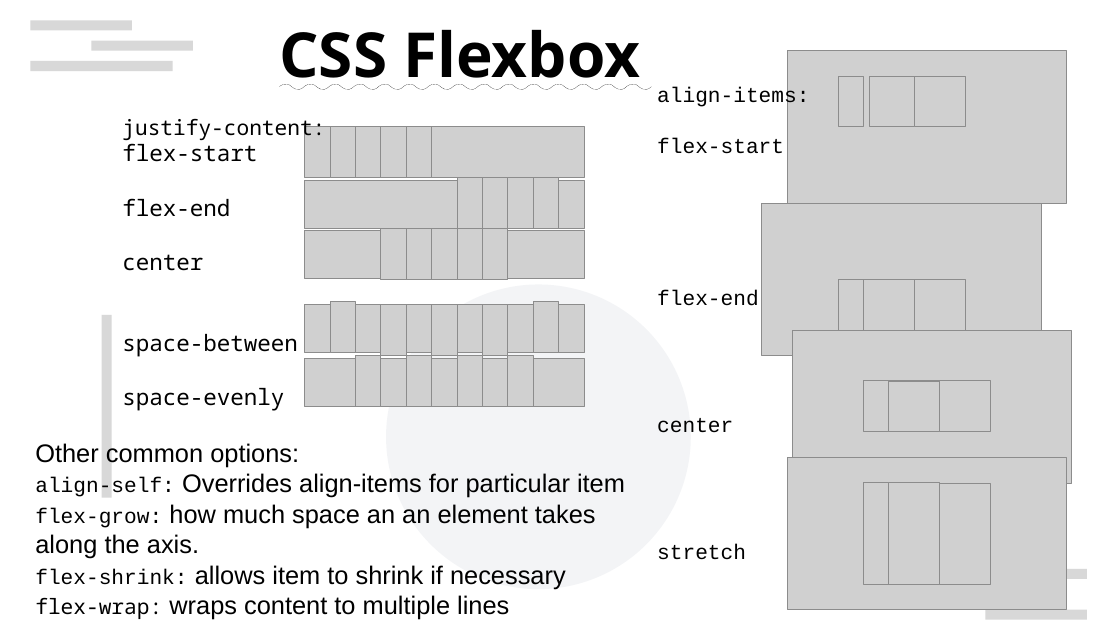
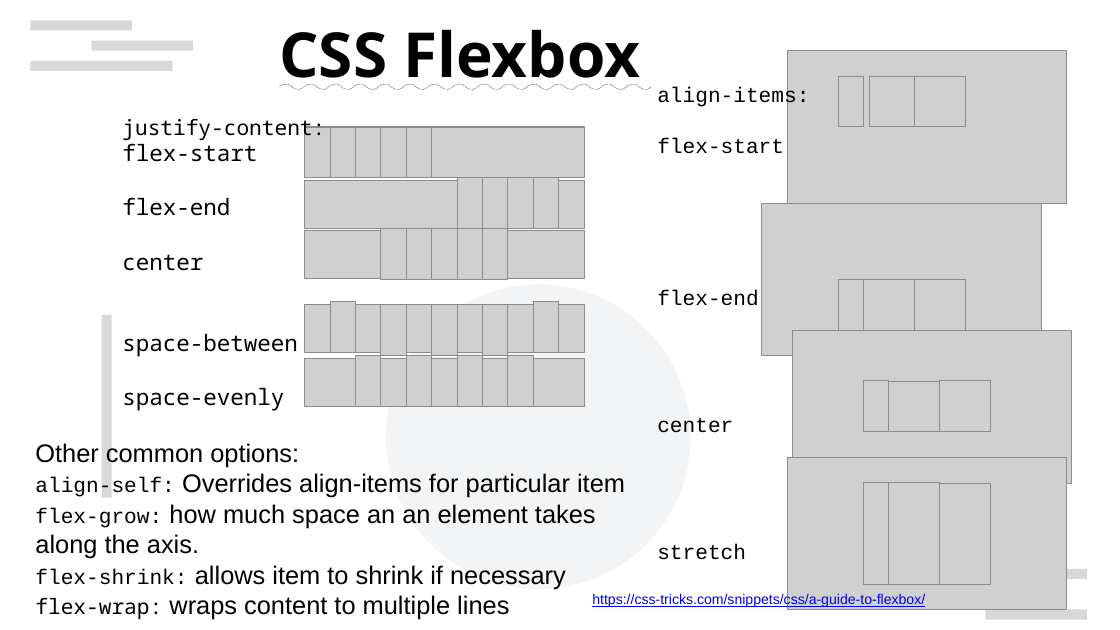
Before and after one commit to TonyLiu0226/toDoListTutorial, a slide deck: slide 14 of frontend_presentation.pptx (slide 13 before the commit). Drawn at 1120x630 pixels with LibreOffice and Linux fonts; fonts in the diff are those of the drawing; grey boxes stand for pictures; background and template pictures are left out. Boxes give left, top, right and bottom in pixels: in the first picture for what was removed or moved away, otherwise in the second. Text is boxed around its words. In the diff, an @@ line names an element or a change of style, - is before the commit and + after.

```diff
--- a/frontend_presentation.pptx
+++ b/frontend_presentation.pptx
@@ text added at (592,593,925,608), 10 pt, text #0000EE, underline @@
+https://css-tricks.com/snippets/css/a-guide-to-flexbox/
```
Also in this commit, not shown: 10 other slides changed, 1 slide added, 11 other files.
